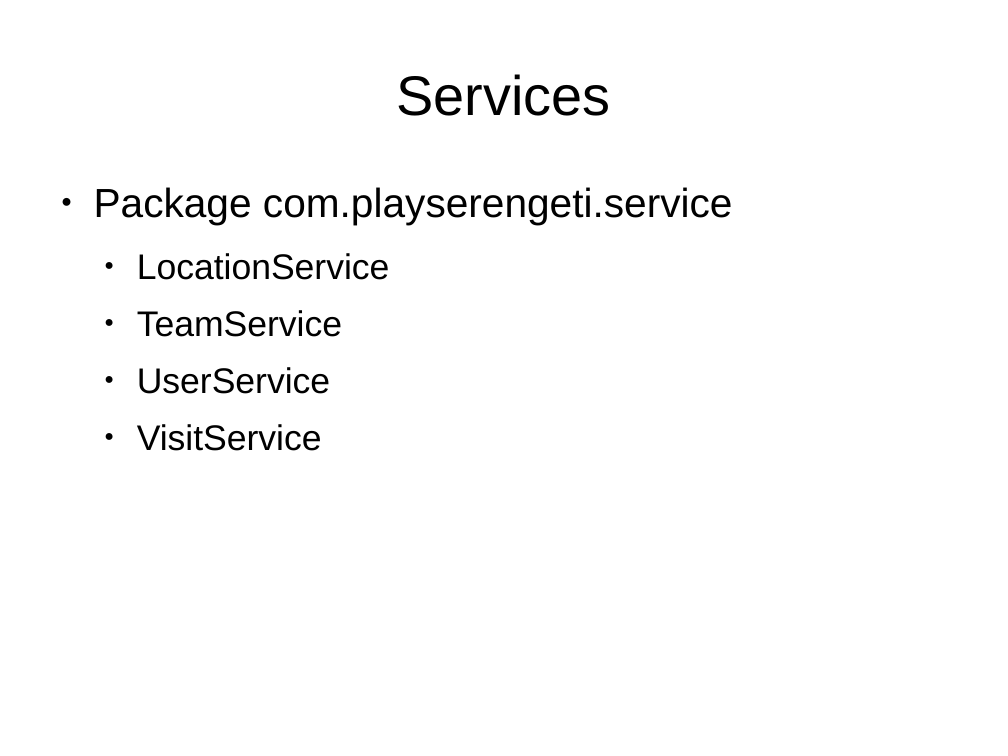
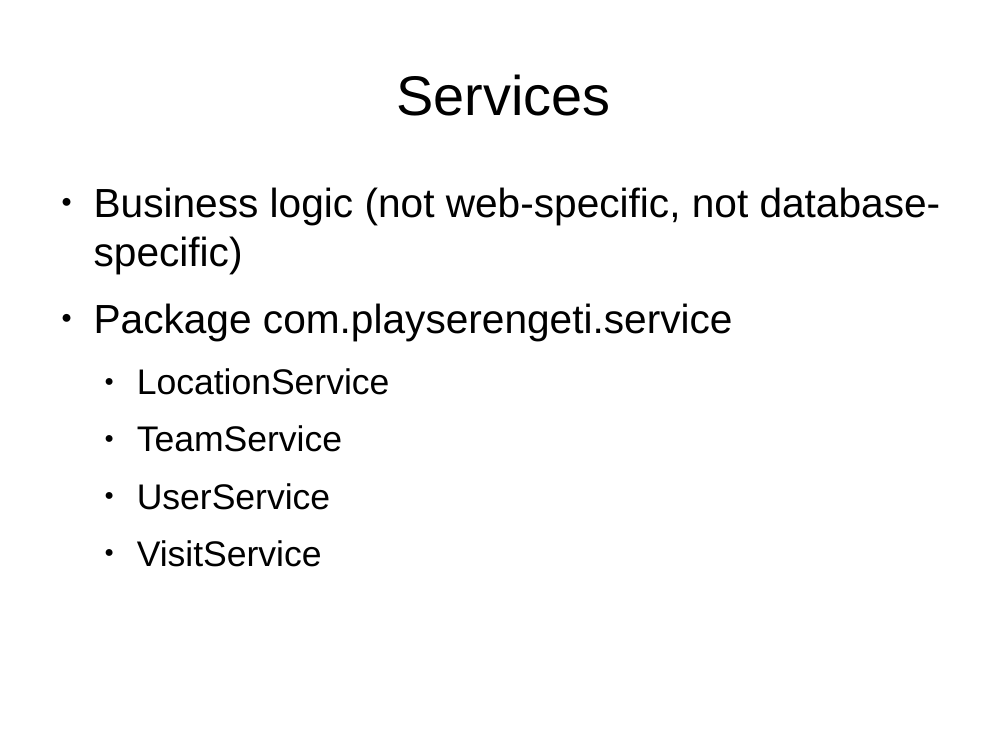
Before and after one commit to lmucs/playserengeti, a slide deck: slide 12 of serengeti/src/site/serengeti.odp (slide 11 before the commit). Drawn at 1008x756 pixels with LibreOffice and Linux fonts; fonts in the diff are those of the drawing. Boxes give left, top, right and bottom in pixels: in the first picture for what was removed or moved away, otherwise in the second. Text is boxed around its words. In the diff, an @@ line names an element or a change of style, - is before the commit and + after.

```diff
--- a/serengeti/src/site/serengeti.odp
+++ b/serengeti/src/site/serengeti.odp
@@ text at bbox=[94, 187, 941, 274]: paragraph added @@
+● Business logic (not web-specific, not database-specific)
```
Also in this commit, not shown: 4 other slides changed, 4 slides added, 3 slides removed.
